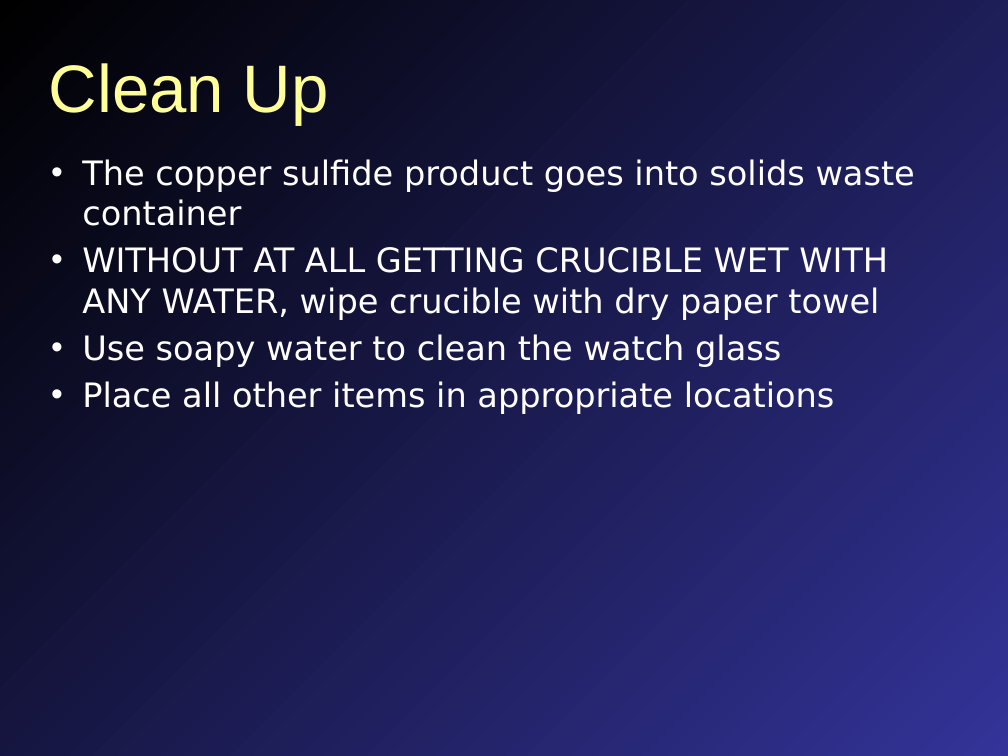
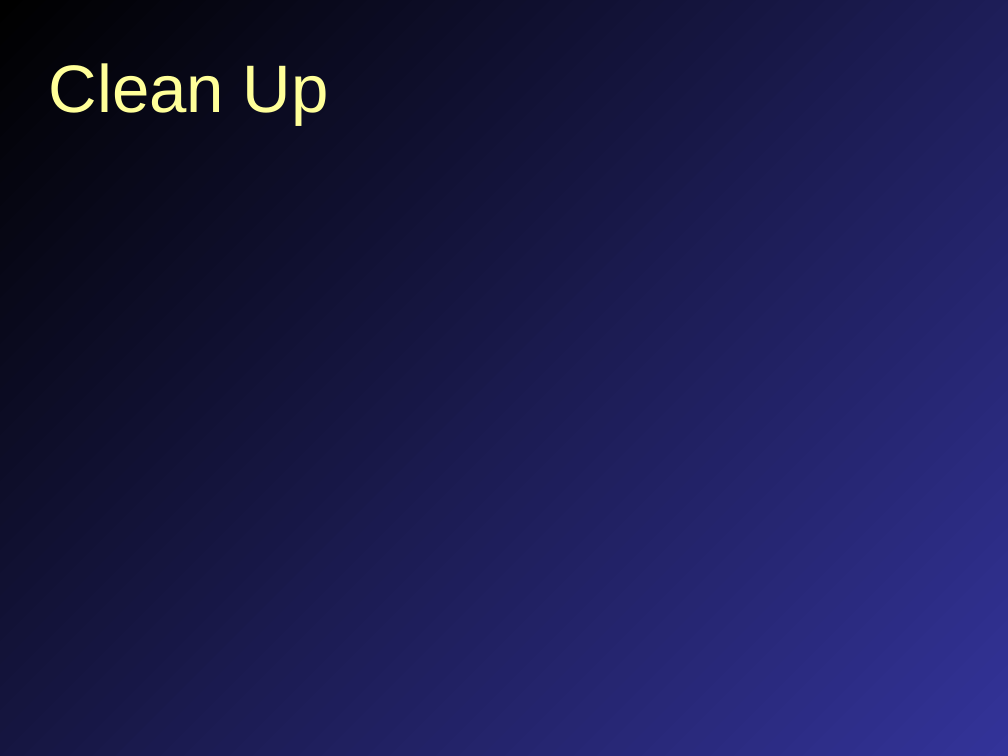
Before and after one commit to mavigozler/mavigozler.github.io, a slide deck: slide 17 of Teaching/Chemistry/Labs/FCC Chem 3A Expt 10a Types of Reactions.pptx (slide 11 before the commit). Drawn at 1008x756 pixels with LibreOffice and Linux fonts; fonts in the diff are those of the drawing. Boxes give left, top, right and bottom in pixels: in the first picture for what was removed or moved away, otherwise in the second. Text is boxed around its words. In the diff, an @@ line names an element or a change of style, - is before the commit and + after.

```diff
--- a/Teaching/Chemistry/Labs/FCC Chem 3A Expt 10a Types of Reactions.pptx
+++ b/Teaching/Chemistry/Labs/FCC Chem 3A Expt 10a Types of Reactions.pptx
@@ text removed at bbox=[82, 159, 915, 414] @@
-• The copper sulfide product goes into solids waste container
-• WITHOUT AT ALL GETTING CRUCIBLE WET WITH ANY WATER, wipe crucible with dry paper towel
-• Use soapy water to clean the watch glass
-• Place all other items in appropriate locations
```
Also in this commit, not shown: 3 other slides changed, 8 slides added, 2 slides removed, 42 other files.
